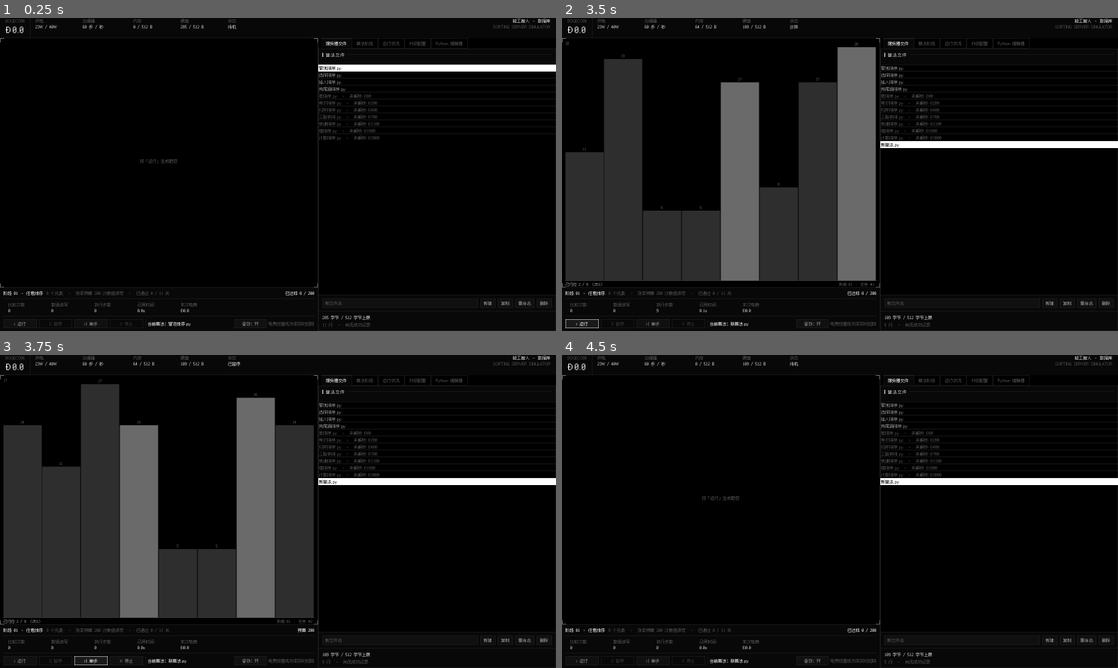
Above: before the commit, frames 1-4 (two rows, left to right).
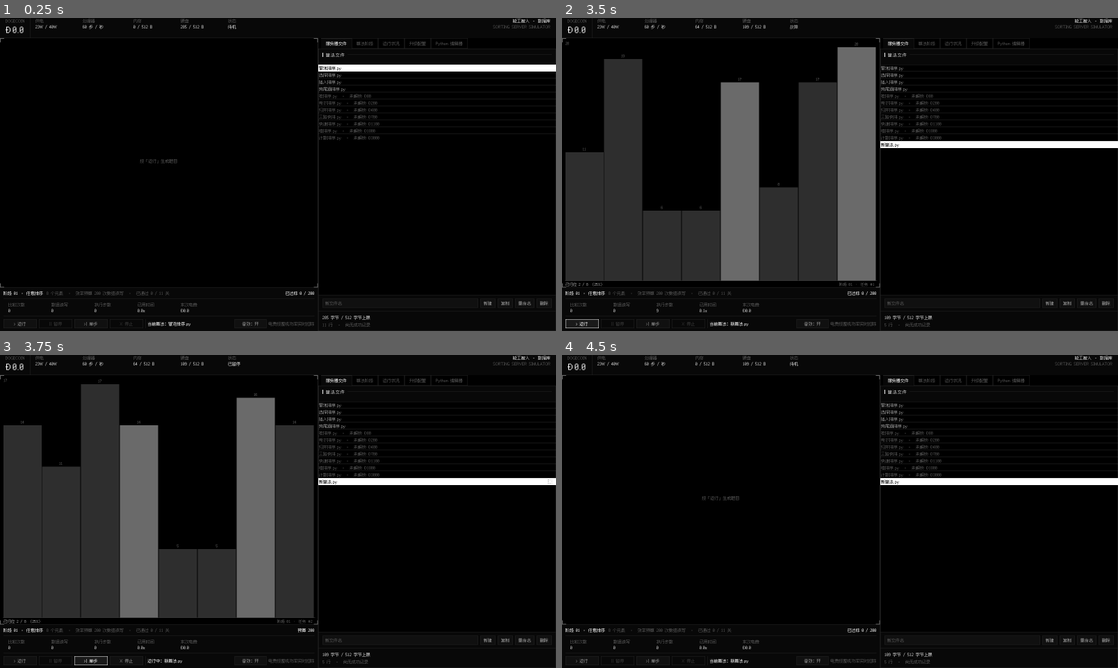
Above: after the commit, the same moments.

Repository: WWNNL/SORTING-SERVER-SIMULATOR
Game: Godot game, scene res://scenes/main.tscn
Two runs of this game, one before a commit and one after it. Both use one fixed random seed, a clock stepped at 60 frames per second and the inputs below.
Inputs:
- Up to frame 1 (0.25 s): no input
- Up to frame 2 (3.5 s): click "新建" at 0.5 s; click "复制" at 1.25 s; click "删除" at 2 s; click "> 运行" at 2.75 s
- Up to frame 3 (3.75 s): click ">| 单步" at 3.5 s
- Up to frame 4 (4.5 s): click "X 停止" at 4.25 s

Frames 1-2 are identical in both runs. In frame 3, less than 0.1% of the frame differs, in the area x 26-100%, y 39-99%; in frame 4, nothing differs.

Commit message:
feat: 运行中切换脚本不再打断这一局，文件列表给运行中的文件转圈
运行不再属于"当前编辑的文件"
- 新增 _run_file_name：这一次运行是哪份代码编译出来的。切换文件只换编辑器里
  显示/编辑的内容，题目、可视化、计时、电费、VM 全部原样继续。
  原来 switch_file 会 halt + _clear_task()，一翻别的文件这一局就没了。
- 顺带把几处"当前文件 == 运行文件"的隐含假设改对：
  · 成绩记到 running_file_index() 名下，不是编辑器里显示的那个
    （实机验证：编辑器停在"选择排序.py"时跑完"冒泡排序.py"的一局，
      冒泡的 best_ops 4696→4412、选择纹丝不动）
  · 结算与控制台带上文件名："排序完成 · 冒泡排序.py · …"
  · current_exec_line() 在"显示的不是正在跑的文件"时返回 0：
    VM 的行号属于它当初编译的那份代码，套到别的文件上只会框错行
  · 左下角标签在运行期间显示"运行中：X"，不再显示会让人误解的"当前算法"
- 删掉正在运行的文件时给一句明确提示：这一局会跑完，但成绩不再记入任何文件。
  （运行用的是内存里那份代码，删文件不打断它。）
- switch_file 顺手刷新文件页选中行，覆盖新建/复制/解锁这些"从别处切过来"的路径。

运行指示器（新增 RunSpinner）
- 一个由点组成的口字形：四角 + 每边中点共 8 个 2px 方点，亮点带 4 点尾巴绕圈。
  这套界面全是直角和 1px 细线、抗锯齿还是关的，圆弧转圈在这里既糊又不搭；
  点落在方框上天然对齐像素网格，也不需要贴图。
- 挂在 ItemList 内部、贴住"正在运行那一行"的右端：坐标就是行矩形那一套
  （ItemList.get_item_rect），随列表滚动每帧对一次位置，滚出视野就藏起来。
- 暂停时定格不转并压暗——转与不转本身就是"在跑 / 停住了"的信号。
- 选中行是反白白底，白点画上去等于没画，所以浅底整体换深色点（实测两种情况都清晰）。

验证（实机）
- 起跑于"冒泡排序.py"后切到"选择排序.py"：状态仍是运行中、VM 存活、
  run_id 与 n 不变、可视化标题仍是同一个任务、标签变"运行中：冒泡排序.py"、
  编辑器白框归零（不给别的文件框错行）。
- 切回运行文件：白框立刻回到当前行（第 8 行）。
- 跑完后按运行文件记账（见上），控制台打印文件名。
- 暂停时 spinning=false / dim=true；完成后指示器自动消失。
- 截图放大确认两种底色下的 8 点方框都清晰。
- test_interp 18/0、test_moves 44/0。

另注：这次跑实机又被 Godot 重写了 project.godot（丢注释），已 git checkout 还原。

Diff:
--- a/scripts/ui/main.gd
+++ b/scripts/ui/main.gd
@@ -38,6 +38,9 @@
 var _console: Array = []
 ## 上一次真正执行到的行号。用来把 VM 偶尔报出的 0 挡掉（见 current_exec_line）
 var _last_exec_line := 0
+## 正在跑的这一次是从哪个文件编译出来的。按名字记：文件增删会让下标挪位，
+## 名字是唯一的（Game._unique_name 保证）。切换编辑的文件不影响它。
+var _run_file_name := ""
 
 ## 电费：本次任务累计产生多少、其中已从余额扣掉多少
 var _bill_accrued := 0.0
@@ -330,6 +333,12 @@
 	if Game.files.is_empty():
 		_file_label.text = "—"
 		return
+	# 跑起来以后以"正在跑的是谁"为准：这时候玩家可能已经翻去编辑别的文件了，
+	# 标签再显示"当前算法"会让人以为运行也跟着换了。
+	if run_active() and not _run_file_name.is_empty():
+		_file_label.text = "运行中：%s" % _run_file_name
+		Prts.set_color_cached(_file_label, "file", Prts.WHITE, _color_cache)
+		return
 	var i := clampi(Game.current_file, 0, Game.files.size() - 1)
 	var f: Dictionary = Game.files[i]
 	var unlocked := Game.is_unlocked(i)
@@ -405,14 +414,19 @@
 ## 出错时停在出错那一行（比停在崩溃前的最后一条指令更有用），
 ## 跑完或待机就没有可框的行了。
 ##
+## 编辑器上显示的文件不是正在跑的那个时返回 0：VM 的行号属于它当初编译的那份代码，
+## 套到另一个文件上只会框错行。
+##
 ## 注意 VM 的取指位置**会短暂地报 0**：刚进入一个函数时新栈帧的 pc 还是 0
 ## （引导代码那几条指令的行号也是 0）。这种 0 不当成"没得框"，而是保持上一行——
 ## 否则每进一次函数白框就消失再出现，滑不动、还闪。
 func current_exec_line() -> int:
-	if _vm == null:
+	if _vm == null or _run_file_name.is_empty():
 		return 0
 	match _state:
 		ST_RUNNING, ST_PAUSED:
+			if not is_running_file_current():
+				return 0
 			var line := _vm.current_line()
 			if line > 0:
 				_last_exec_line = line
@@ -420,6 +434,38 @@
 		ST_ERROR:
 			return int(_vm.error["line"])
 	return 0
+
+
+## 有没有正在跑的这一次（运行中或已暂停）。暂停也算：那一局还活着。
+func run_active() -> bool:
+	return _state == ST_RUNNING or _state == ST_PAUSED
+
+
+## 正在运行的文件名。空字符串表示当前没有运行。
+func running_file_name() -> String:
+	return _run_file_name
+
+
+## 编辑器上显示的是不是正在运行的那个文件。行号只有对得上文件才有意义。
+func is_running_file_current() -> bool:
+	return not _run_file_name.is_empty() and current_file_name() == _run_file_name
+
+
+func current_file_name() -> String:
+	if Game.files.is_empty():
+		return ""
+	var i := clampi(Game.current_file, 0, Game.files.size() - 1)
+	return String((Game.files[i] as Dictionary)["name"])
+
+
+## 正在运行的文件在列表里的下标。文件被删掉或改名就找不到，返回 -1。
+func running_file_index() -> int:
+	if _run_file_name.is_empty():
+		return -1
+	for i in Game.files.size():
+		if String(Game.files[i]["name"]) == _run_file_name:
+			return i
+	return -1
 
 
 func get_vm() -> PyVM:
@@ -456,8 +502,10 @@
 
 ## 切换算法文件。
 ##
-## 运行途中切换必须先把当前这次跑停掉，并重新生成排列——否则可视化上跑的还是
-## 旧算法的数据，看起来就像"换了代码却没生效"。
+## 运行途中切换**不打断**正在跑的那一次：跑的是当初编译好的那份代码、属于那个文件，
+## 切过去只是换个文件编辑/查看。题目、可视化、计时、电费都保持原样——
+## 否则玩家一翻别的文件，正在看的这一局就没了。
+## 正在运行的文件在文件列表里带一个转圈的小方框（见 RunSpinner）。
 ##
 ## force：新建/复制文件时必须传 true。那两个动作在 Game 里已经把 current_file
 ## 指到新文件了，这里再比一次 index == current_file 就会提前返回，编辑器于是
@@ -474,20 +522,17 @@
 		return
 
 	var name := String((Game.files[index] as Dictionary)["name"])
-	var was_active := _state == ST_RUNNING or _state == ST_PAUSED
-	if _vm != null and was_active:
-		_vm.status = "halted"
-		_vm.halted_reason = "切换算法"
-		log_line("已结束当前运行，换用 %s。" % name, "sys")
-
 	Game.current_file = index
 	reload_editor()
-
-	# 换了算法，旧题目作废。新题目等玩家点「运行」时再生成。
-	_clear_task()
-	_state = ST_IDLE
-	_emit_state()
+	_update_file_label()
+	# 文件页的选中行跟着走（用户从列表点进来时本来就对，这里是给
+	# 新建/复制/解锁这些"从别处切过来"的路径兜底）
+	if _tab_files != null:
+		_tab_files.refresh()
 	Game.save_game()
+
+	if run_active():
+		log_line("已切换到 %s。正在运行的仍是 %s，不受影响。" % [name, _run_file_name], "sys")
 
 
 func _on_tab_changed(idx: int) -> void:
@@ -596,10 +641,12 @@
 	_elapsed = 0.0
 	_step_accum = 0.0
 	_last_exec_line = 0
+	_run_file_name = ""
 	if _viz != null:
 		_viz.clear()
 	_update_stat_labels(get_run_info())
 	_refresh_hardware_chips_only()
+	_update_file_label()
 
 
 ## 装配一次运行。任何一项资源不满足都在这里拦下来，并给出可执行的建议。
@@ -676,6 +723,9 @@
 	_vm = PyVM.new()
 	_vm.setup(compiled, arr, entry, Game.ram_bytes(), 100000 + _run_n * _run_n * 200)
 	_vm.start()
+	# 这一次运行属于此刻编辑器里的文件；之后随便切文件都不会影响它
+	_run_file_name = current_file_name()
+	_last_exec_line = 0
 
 	_viz.set_array(arr.items, _sorted_target)
 	_viz.set_caption("阶段 %02d · 任务 #%d" % [_run_stage + 1, _run_id])
@@ -685,12 +735,14 @@
 	_bill_paid = 0.0
 	_pay_accum = 0.0
 
-	log_line("任务 #%d 已装载：阶段 %02d「%s」· %d 个元素 · 效率预算 %d 次数组读写 · CPU %d 步/秒。"
-		% [_run_id, _run_stage + 1, String(Game.stage_info().get("algo", "")),
+	log_line("任务 #%d 已装载（%s）：阶段 %02d「%s」· %d 个元素 · 效率预算 %d 次数组读写 · CPU %d 步/秒。"
+		% [_run_id, _run_file_name, _run_stage + 1,
+			String(Game.stage_info().get("algo", "")),
 			_run_n, Game.stage_ops_budget(), Game.cpu_speed()], "sys")
 
 	_refresh_hardware_chips_only()
 	_update_stat_labels(get_run_info())
+	_update_file_label()
 	_refresh_stage()
 	return true
 
@@ -718,6 +770,8 @@
 		_viz_frame.queue_redraw()
 	if _tab_editor != null:
 		_tab_editor.set_running(running)
+	# 「当前算法 / 运行中」两种标签跟着状态切换
+	_update_file_label()
 
 
 func _refresh_buttons() -> void:
@@ -862,12 +916,14 @@
 
 	Game.grant(base + bonus)
 	Game.stats["completed"] = int(Game.stats["completed"]) + 1
-	Game.record_result(Game.current_file, _run_n, ops, base + bonus)
+	# 成绩记在**正在运行的那个文件**名下，不是现在编辑器里显示的那个——
+	# 玩家完全可以在跑的时候翻去改别的算法。
+	Game.record_result(running_file_index(), _run_n, ops, base + bonus)
 	Game.record_stage(_run_stage, ops, _run_n)
 	_state = ST_DONE
 
-	log_line("排序完成 · %d 个元素 / %d 步 / %d 次比较 / %d 次数组读写 → 奖励 Ð%s"
-		% [_run_n, _vm.steps, _vm.comparisons, ops, Prts.comma(base)], "ok")
+	log_line("排序完成 · %s · %d 个元素 / %d 步 / %d 次比较 / %d 次数组读写 → 奖励 Ð%s"
+		% [_run_file_name, _run_n, _vm.steps, _vm.comparisons, ops, Prts.comma(base)], "ok")
 	log_line("本次电费 Ð%.1f（整机 %dW × %.1f 秒）。" % [_bill_accrued, Game.total_draw(), _elapsed], "sys")
 
 	if not passed:
--- /dev/null
+++ b/scripts/ui/run_spinner.gd
@@ -0,0 +1,90 @@
+class_name RunSpinner
+extends Control
+## "这个文件正在跑"的小指示器：一个由点组成的口字形，亮点绕着它转圈。
+##
+## 为什么是点阵方框而不是常见的圆弧转圈：这套界面全是直角、1px 细线和关掉的抗锯齿，
+## 圆弧在这里既糊又不搭。点落在方框上，天然对齐像素网格，也不需要任何贴图。
+##
+## 它只管自己转，放在哪儿、什么时候显示由调用方决定。
+
+## 方框每条边上的点数（含两端角点）。3 → 每边 3 点，四角不重复，共 8 点。
+const DOTS_PER_SIDE := 3
+## 转一圈的秒数
+const PERIOD := 1.6
+## 亮点后面拖几个点的尾巴。0 就只剩一个亮点在跳，看着像卡顿。
+const TAIL := 4.0
+const DOT := 2          ## 一个点的边长（像素）
+const INSET := 1.0      ## 离控件边缘留一点
+
+## 是否在转。暂停时置 false：定格住也是一种状态表达。
+var spinning := true
+## 压暗显示（暂停时用），比换一套颜色省事，也不会跳出黑白灰
+var dim := false
+## 所在行的底色是不是浅色。列表选中行是**反白**的白底，
+## 白点画上去等于没画，所以浅底要整体换成深色点。
+var light := false
+
+var _phase := 0.0
+
+
+func _init() -> void:
+	mouse_filter = Control.MOUSE_FILTER_IGNORE
+	custom_minimum_size = Vector2(14, 14)
+	size = custom_minimum_size
+
+
+func _ready() -> void:
+	set_process(true)
+
+
+func _process(delta: float) -> void:
+	if not spinning or not is_visible_in_tree():
+		return
+	_phase = fmod(_phase + delta / PERIOD, 1.0)
+	queue_redraw()
+
+
+func dot_count() -> int:
+	return DOTS_PER_SIDE * 4 - 4
+
+
+## 第 i 个点在方框上的位置（顺时针，从左上角开始）。返回的是像素坐标。
+func _dot_pos(i: int, n: int) -> Vector2:
+	var per := DOTS_PER_SIDE - 1               ## 每边的间隔数
+	var side := i / per
+	var step := i % per
+	var gx := 0
+	var gy := 0
+	match side:
+		0:  # 上边：左 → 右
+			gx = step
+			gy = 0
+		1:  # 右边：上 → 下
+			gx = per
+			gy = step
+		2:  # 下边：右 → 左
+			gx = per - step
+			gy = per
+		_:  # 左边：下 → 上
+			gx = 0
+			gy = per - step
+	var span := maxf(1.0, minf(size.x, size.y) - INSET * 2.0 - float(DOT))
+	var cell := span / float(per)
+	return Vector2(INSET + float(gx) * cell, INSET + float(gy) * cell)
+
+
+func _draw() -> void:
+	var n := dot_count()
+	if n <= 0:
+		return
+	var weak := Prts.TEXT if light else Prts.DIM
+	var peak := Prts.BLACK if light else Prts.WHITE
+	# 亮点的位置跟着相位绕圈，后面的点按"落后几格"依次变暗
+	var head := int(floor(_phase * float(n))) % n
+	for i in n:
+		var age := (head - i + n) % n
+		var w := clampf(1.0 - float(age) / TAIL, 0.0, 1.0)
+		var c := weak.lerp(peak, w)
+		if dim:
+			c = c.darkened(0.45) if not light else c.lightened(0.35)
+		draw_rect(Rect2(_dot_pos(i, n), Vector2(DOT, DOT)), c)
--- a/scripts/ui/tab_files.gd
+++ b/scripts/ui/tab_files.gd
@@ -4,6 +4,9 @@
 ##
 ## 算法库里有一部分需要花狗狗币解锁。锁着的文件仍然显示在列表里，
 ## 但选中它不会切换运行目标——玩家能看见"有什么"，只是还用不了。
+##
+## 正在运行的文件那一行末尾会转一个方框小图标（RunSpinner）：运行不属于
+## "当前编辑的文件"，切去改别的算法时它继续跑，这个图标就是那件事的可见证据。
 
 var main: Control
 
@@ -14,6 +17,8 @@
 var _detail: Label
 var _btn_delete: Button
 var _btn_unlock: Button
+## 运行指示器。挂在 ItemList 内部，坐标就是行矩形那一套局部坐标。
+var _spinner: RunSpinner
 
 
 func _ready() -> void:
@@ -22,6 +27,39 @@
 	Game.files_changed.connect(_refresh_list)
 	Game.coins_changed.connect(func(_c): _refresh_info(Game.current_file))
 	_refresh_list()
+	set_process(true)
+
+
+func _process(_delta: float) -> void:
+	# 这一页不可见时什么都不做；行会随列表滚动，所以每帧对一次位置
+	if not is_visible_in_tree():
+		return
+	_sync_spinner()
+
+
+## 把转圈图标摆到"正在运行的那一行"的右端。没有运行、或那一行滚出视野就藏起来。
+func _sync_spinner() -> void:
+	if _spinner == null:
+		return
+	var idx: int = main.running_file_index()
+	if idx < 0 or not main.run_active():
+		_spinner.visible = false
+		return
+	var row: Rect2 = _list.get_item_rect(idx)
+	# 滚出可视区时 get_item_rect 仍会给坐标，自己判一下
+	if row.size.y <= 0.0 or row.position.y + row.size.y < 0.0 \
+			or row.position.y > _list.size.y:
+		_spinner.visible = false
+		return
+	# 暂停时定格（不转）并压暗：转与不转本身就是"在跑 / 停住了"的信号
+	_spinner.spinning = main.get_state() == main.ST_RUNNING
+	_spinner.dim = not _spinner.spinning
+	# 选中行是反白白底，点要换成深色才看得见
+	_spinner.light = _list.get_selected_items().has(idx)
+	_spinner.position = Vector2(
+		_list.size.x - _spinner.size.x - 10.0,
+		row.position.y + (row.size.y - _spinner.size.y) * 0.5)
+	_spinner.visible = true
 
 
 func _build() -> void:
@@ -34,6 +72,10 @@
 	_list.item_selected.connect(_on_selected)
 	_list.item_activated.connect(_on_activated)
 	add_child(_list)
+
+	_spinner = RunSpinner.new()
+	_spinner.visible = false
+	_list.add_child(_spinner)
 
 	# 名称输入框 + 操作按钮。用内联输入而不是弹窗，操作更快也更符合极简调性。
 	var row := HBoxContainer.new()
@@ -226,8 +268,13 @@
 	if idx < 0 or idx >= Game.files.size():
 		return
 	var name := String((Game.files[idx] as Dictionary)["name"])
+	# 正在跑的那份代码已经在内存里，删掉文件不会打断它——但成绩也没地方记了
+	var was_running: bool = main.running_file_name() == name
 	if not Game.delete_file(idx):
 		main.log_line("至少要保留一个算法文件。", "warn")
 		return
 	main.reload_editor()
 	main.log_line("已删除 %s" % name, "sys")
+	if was_running:
+		main.log_line("删掉的正是正在运行的文件：这一局会继续跑完，但成绩不再记入任何文件。",
+			"warn")
Not shown, added: scripts/ui/run_spinner.gd.uid
